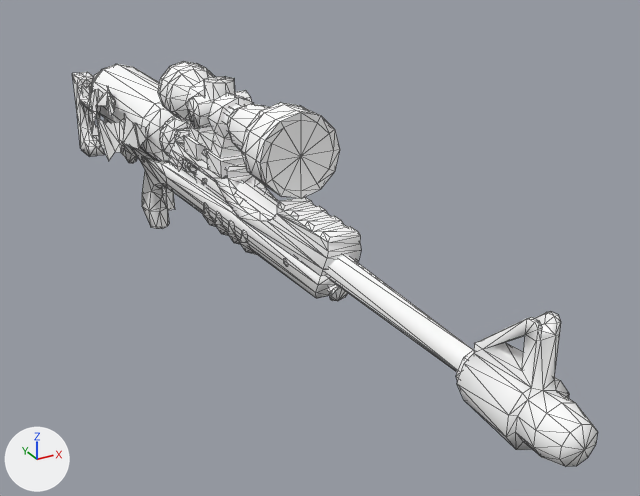
Renders of the glTF model glb/Wmn_Charger_NormalTScope_Cstm02.glb from each side of a commit.
The view is the same before and after, from a 50 mm lens placed at (-0.77, -2.41, 0.9), pointed at (0.19, -0.66, 0.02). The lights are fixed; the arrows at lower left show +X, +Y and +Z. The picture after the commit comes second. Mesh edges are drawn as thin lines.

The first picture shows 'Body_low__M_Body_Cstm02', 'pCube2__M_Seaweed_Cstm02'.
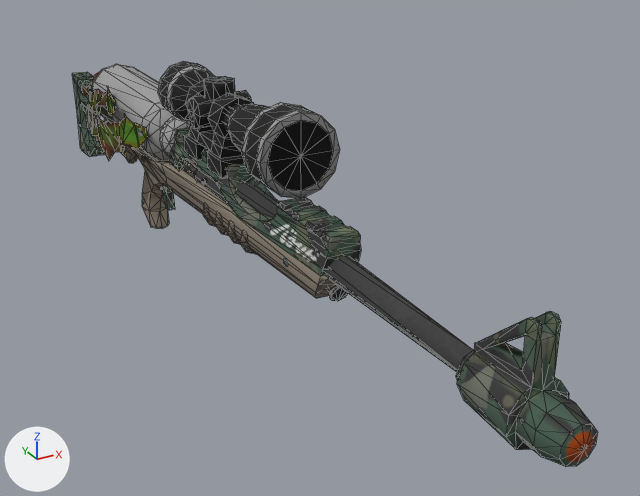
Pixel boxes [x1, y1, x2, y2] of what changed, in the pictures (640 x 496 px):
```json
{"object": "Body_low__M_Body_Cstm02", "change": "surface changed", "before": [72, 61, 598, 467], "after": [72, 61, 598, 467], "on screen": "white to grey"}
{"object": "pCube2__M_Seaweed_Cstm02", "change": "surface changed", "before": [82, 86, 148, 160], "after": [82, 86, 148, 160], "on screen": "darker"}
```

The change, as JSON lines over the scene's bpy script:
```json
{"op": "add", "block": "img_m_seaweed_cstm02_alb", "code": ["img_m_seaweed_cstm02_alb = load_image('M_Seaweed_Cstm02_Alb', '_unpacked/M_Seaweed_Cstm02_Alb', 256, 256, 'sRGB')"]}
{"op": "add", "block": "img_m_seaweed_cstm02_nrm", "code": ["img_m_seaweed_cstm02_nrm = load_image('M_Seaweed_Cstm02_Nrm', '_unpacked/M_Seaweed_Cstm02_Nrm', 256, 256, 'Non-Color')"]}
{"op": "add", "block": "img_m_body_cstm02_alb", "code": ["img_m_body_cstm02_alb = load_image('M_Body_Cstm02_Alb', '_unpacked/M_Body_Cstm02_Alb', 1024, 1024, 'sRGB')"]}
{"op": "add", "block": "img_m_body_cstm02_nrm", "code": ["img_m_body_cstm02_nrm = load_image('M_Body_Cstm02_Nrm', '_unpacked/M_Body_Cstm02_Nrm', 512, 512, 'Non-Color')"]}
{"block": "mat_m_body_cstm02", "where": "n0 = _N.new('ShaderNodeBsdfPrincipled'); n0.name = 'Principled BSDF'"}
{"op": "remove", "block": "mat_m_body_cstm02", "code": "n0.inputs[0].default_value = (1.0, 1.0, 1.0, 1.0)  # 'Base Color', white #ffffff"}
{"op": "add", "block": "mat_m_body_cstm02", "code": "n2 = _N.new('ShaderNodeTexImage'); n2.name = 'Image Texture'"}
{"op": "add", "block": "mat_m_body_cstm02", "code": "n2.image = img_m_body_cstm02_alb"}
{"op": "add", "block": "mat_m_body_cstm02", "code": "n3 = _N.new('ShaderNodeNormalMap'); n3.name = 'Normal Map'"}
{"op": "add", "block": "mat_m_body_cstm02", "code": "n3.uv_map = 'UVMap'"}
{"op": "add", "block": "mat_m_body_cstm02", "code": "n4 = _N.new('ShaderNodeTexImage'); n4.name = 'Image Texture.001'"}
{"op": "add", "block": "mat_m_body_cstm02", "code": "n4.image = img_m_body_cstm02_nrm"}
{"op": "add", "block": "mat_m_body_cstm02", "code": "_L.new(n2.outputs[0], n0.inputs[0])  # 'Color' to 'Base Color'"}
{"op": "add", "block": "mat_m_body_cstm02", "code": "_L.new(n3.outputs[0], n0.inputs[5])  # 'Normal' to 'Normal'"}
{"op": "add", "block": "mat_m_body_cstm02", "code": "_L.new(n4.outputs[0], n3.inputs[1])  # 'Color' to 'Color'"}
{"block": "mat_m_seaweed_cstm02", "where": "n0 = _N.new('ShaderNodeBsdfPrincipled'); n0.name = 'Principled BSDF'"}
{"op": "remove", "block": "mat_m_seaweed_cstm02", "code": "n0.inputs[0].default_value = (1.0, 1.0, 1.0, 1.0)  # 'Base Color', white #ffffff"}
{"op": "add", "block": "mat_m_seaweed_cstm02", "code": "n2 = _N.new('ShaderNodeTexImage'); n2.name = 'Image Texture'"}
{"op": "add", "block": "mat_m_seaweed_cstm02", "code": "n2.image = img_m_seaweed_cstm02_alb"}
{"op": "add", "block": "mat_m_seaweed_cstm02", "code": "n3 = _N.new('ShaderNodeNormalMap'); n3.name = 'Normal Map'"}
{"op": "add", "block": "mat_m_seaweed_cstm02", "code": "n3.uv_map = 'UVMap'"}
{"op": "add", "block": "mat_m_seaweed_cstm02", "code": "n4 = _N.new('ShaderNodeTexImage'); n4.name = 'Image Texture.001'"}
{"op": "add", "block": "mat_m_seaweed_cstm02", "code": "n4.image = img_m_seaweed_cstm02_nrm"}
{"op": "add", "block": "mat_m_seaweed_cstm02", "code": "_L.new(n2.outputs[0], n0.inputs[0])  # 'Color' to 'Base Color'"}
{"op": "add", "block": "mat_m_seaweed_cstm02", "code": "_L.new(n3.outputs[0], n0.inputs[5])  # 'Normal' to 'Normal'"}
{"op": "add", "block": "mat_m_seaweed_cstm02", "code": "_L.new(n4.outputs[0], n3.inputs[1])  # 'Color' to 'Color'"}
```
